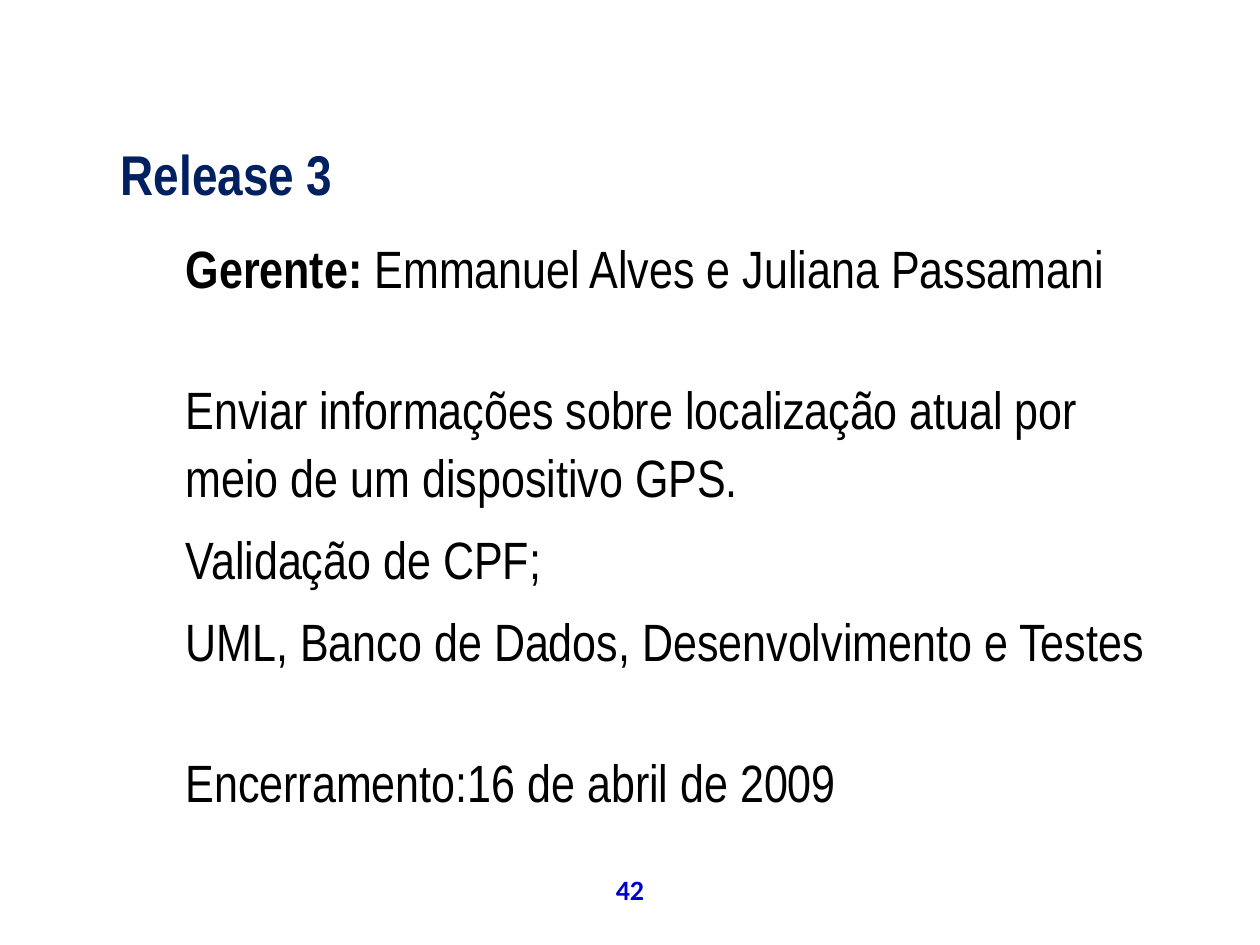
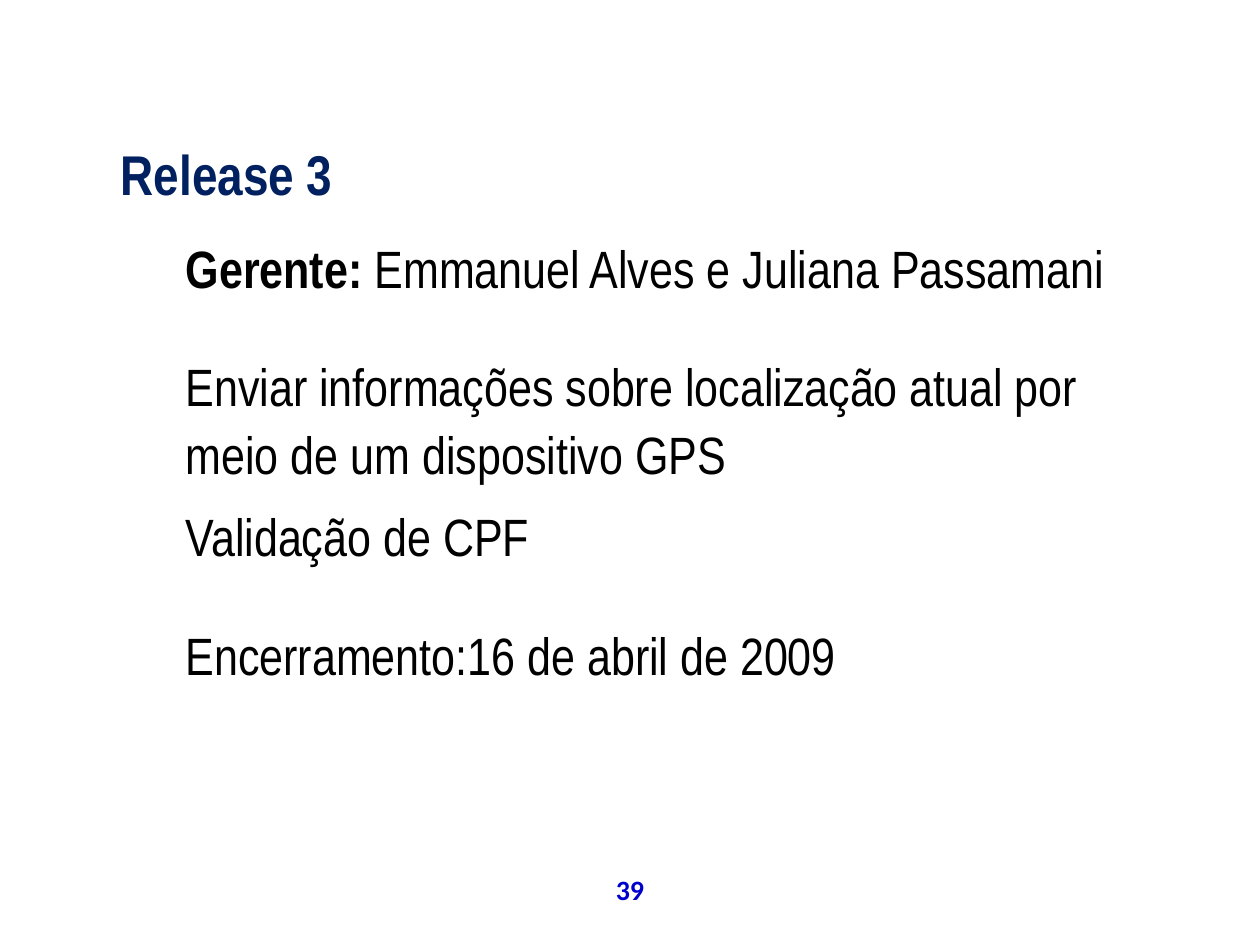
Before and after one commit to theoziran/sislodim, a slide deck: slide 39 of documentos/ProjetoPSA/Apresentação Final.ppt (slide 42 before the commit). Drawn at 1260x945 pixels with LibreOffice and Linux fonts; fonts in the diff are those of the drawing; background and template pictures are left out. Boxes give left, top, right and bottom in pixels: in the first picture for what was removed or moved away, otherwise in the second. Text is boxed around its words. In the diff, an @@ line names an element or a change of style, - is before the commit and + after.

```diff
--- a/documentos/ProjetoPSA/Apresentação Final.ppt
+++ b/documentos/ProjetoPSA/Apresentação Final.ppt
@@ text at [186, 368, 1077, 567]: text changed @@
-Enviar informações sobre localização atual por meio de um dispositivo GPS.
-Validação de CPF;
-UML, Banco de Dados, Desenvolvimento e Testes
+Enviar informações sobre localização atual por meio de um dispositivo GPS
+Validação de CPF
@@ page number at [616, 881, 644, 900]: text changed @@
-42
+39
```
Also in this commit, not shown: 34 other slides changed, 21 slides added, 21 slides removed.
